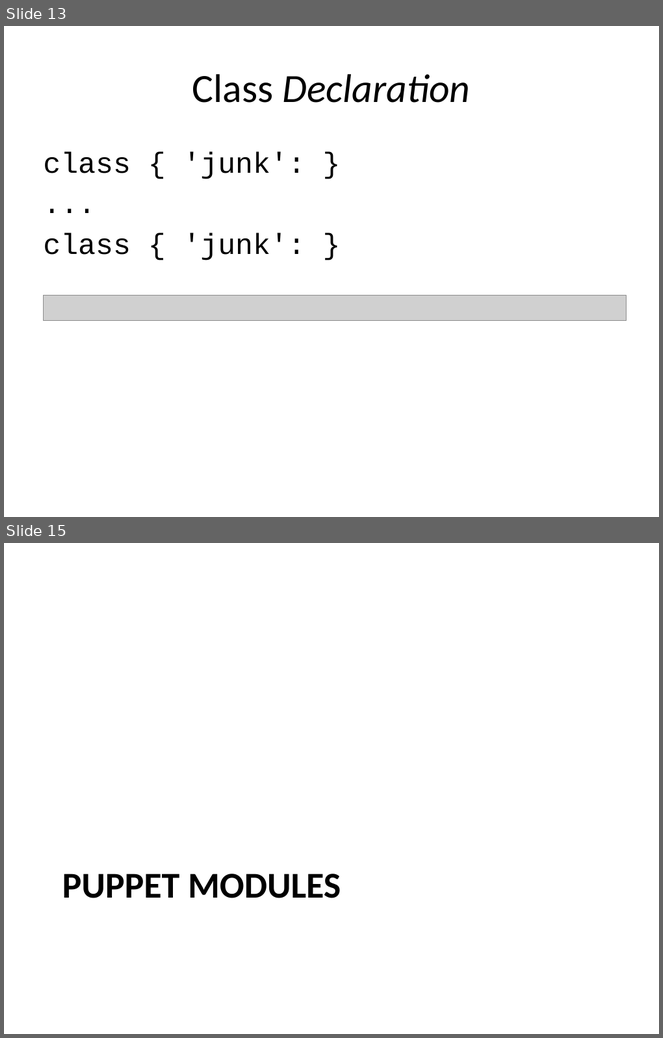
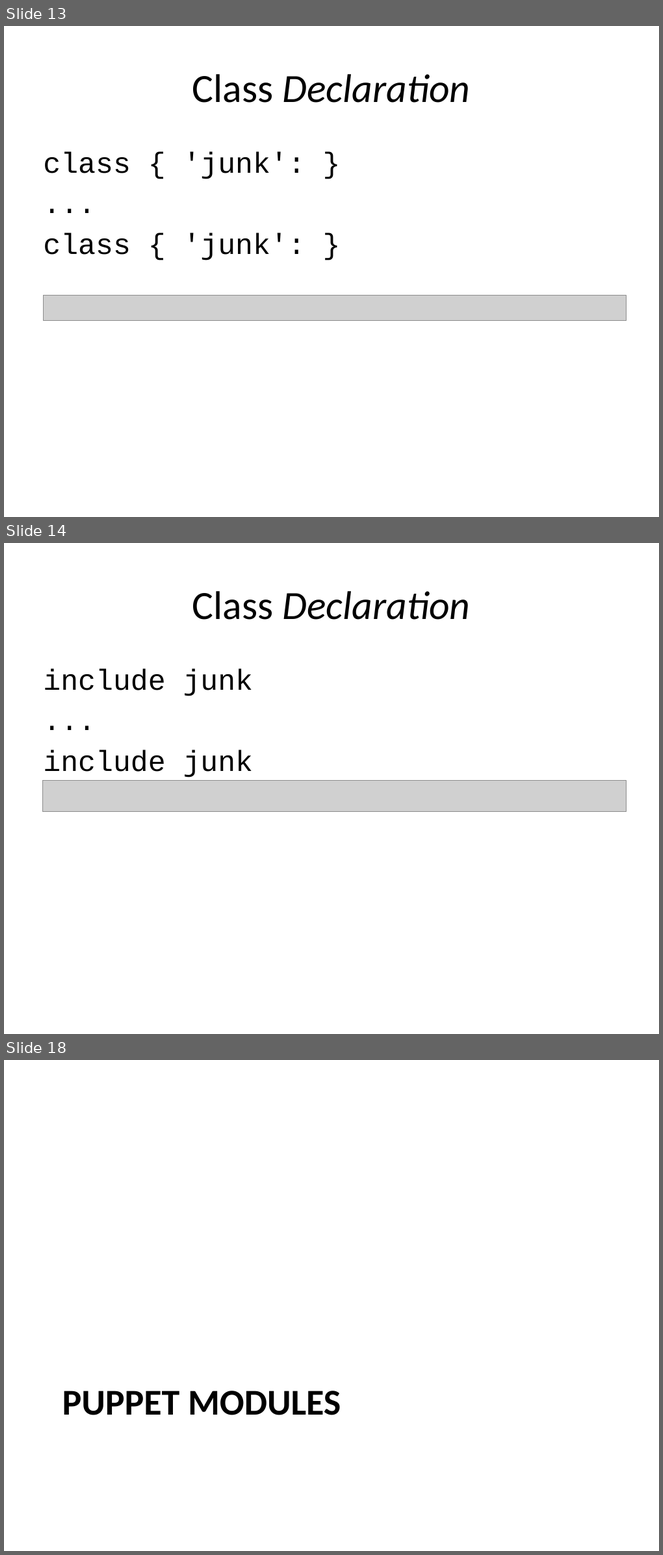
Before and after one commit to andeemarks/xconf-sydney-2014-workshops, a slide deck: 01-provision/xconf-sydney-2014-provision.pptx. Shown one above the other, each under a label of ours: slides 13 and 15 before the commit, slides 13, 14 and 18 after it; the slides between them are not shown. The pictures are 663x1038 and 663x1555 pixels, drawn with LibreOffice and Linux fonts; fonts in the diff are those of the drawing; grey boxes stand for pictures. Boxes give left, top, right and bottom in pixels: in the first picture for what was removed or moved away, otherwise in the second. Text is boxed around its words. In the diff, an @@ line names an element or a change of style, - is before the commit and + after.

```diff
--- a/01-provision/xconf-sydney-2014-provision.pptx
+++ b/01-provision/xconf-sydney-2014-provision.pptx
@@ slide 14 added at [4,543,659,1034], background #FFFFFF @@
@@ title added at [192,591,471,620], 44 pt, text #000000, italic @@
+Class Declaration
@@ text added at [43,669,254,778], 32 pt, text #000000 @@
+include junk
+...
+include junk
@@ picture added at [42,780,627,811] @@
@@ what was slide 15 is now slide 18 @@
```
Also in this commit, not shown: 5 slides changed, 9 other slides added.
